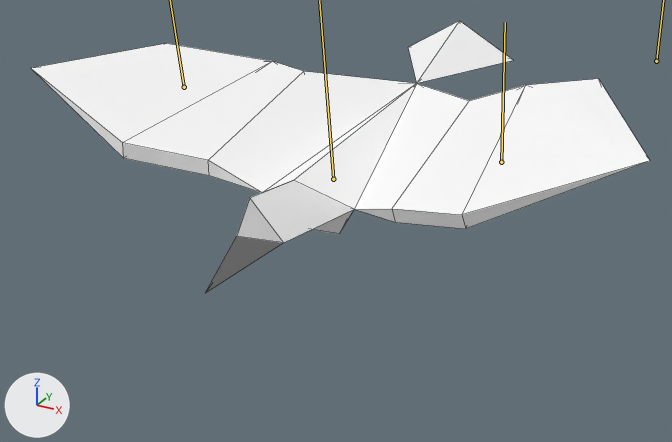
One commit to the FBX model fbx/bird1.fbx: the scene before it, then after it.
Before and after are seen from a 50 mm lens placed at (0.0143, -0.0254, 0.0113), pointed at (-0.0002, 0.0008, -0.0018). Arrows for +X, +Y and +Z are at lower left; the lights stay in place. Both versions are drawn at frame 3 of the action 'RUN'; the numbers are the values there. The bones that bend it are drawn over the model as lines. Mesh edges are drawn as thin lines.
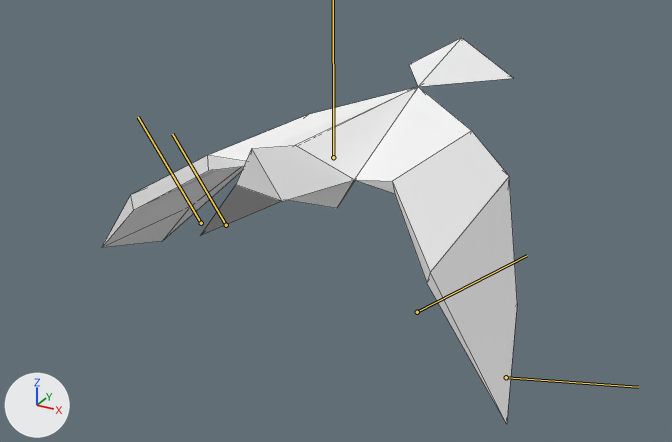
Where the change shows, as pixel boxes (x1, y1, x2, y2) in the pictures (672 x 442 px):
'pCylinder2', posed (33% narrower, 42% taller)
    before: (31, 21, 650, 293)
    after: (102, 38, 517, 424)
bone 'joint4', root to tip
    before: (501, 162) to (505, 22)
    after: (417, 312) to (527, 255)

The change, as a list of edits to the scene's bpy script:
```text
Change bone_joint1:
    where bone_joint1 = bpy.data.objects['bird01'].pose.bones['joint1']
    bone_joint1.location: (0.0, 0.006, 0.0) -> (0.0, 0.082, 0.0)
    bone_joint1.rotation_quaternion: (0.998, -0.07, 0.0, -0.001) -> (1.0, 0.0, 0.0, 0.0)  # degrees (-8, 0, 0) -> degrees (0, 0, 0)
Change bone_joint2:
    where bone_joint2 = bpy.data.objects['bird01'].pose.bones['joint2']  # child of 'joint1'
    bone_joint2.location: (0.0, 0.253, 0.0) -> (-0.131, -0.291, -0.067)
    bone_joint2.rotation_quaternion: (1.0, 0.0, 0.0, 0.0) -> (0.954, -0.114, 0.0, -0.276)  # degrees (0, 0, 0) -> degrees (-13, -4, -32)
Change bone_joint3:
    where bone_joint3 = bpy.data.objects['bird01'].pose.bones['joint3']  # child of 'joint2'
    bone_joint3.location: (0.0, 0.266, 0.0) -> (0.089, -0.062, -0.285)
Change bone_joint4:
    where bone_joint4 = bpy.data.objects['bird01'].pose.bones['joint4']  # child of 'joint1'
    bone_joint4.location: (0.0, 0.253, 0.0) -> (-0.243, -0.289, 0.086)
    bone_joint4.rotation_quaternion: (1.0, 0.0, 0.0, 0.0) -> (0.904, 0.213, 0.0, -0.37)  # degrees (0, 0, 0) -> degrees (23, 9, -43)
Change bone_joint5:
    where bone_joint5 = bpy.data.objects['bird01'].pose.bones['joint5']  # child of 'joint4'
    bone_joint5.location: (0.0, 0.266, 0.0) -> (0.0, 0.0, 0.0)
    bone_joint5.rotation_quaternion: (1.0, 0.0, 0.0, 0.0) -> (0.973, 0.0, 0.0, -0.229)  # degrees (0, 0, 0) -> degrees (0, 0, -26)
```
